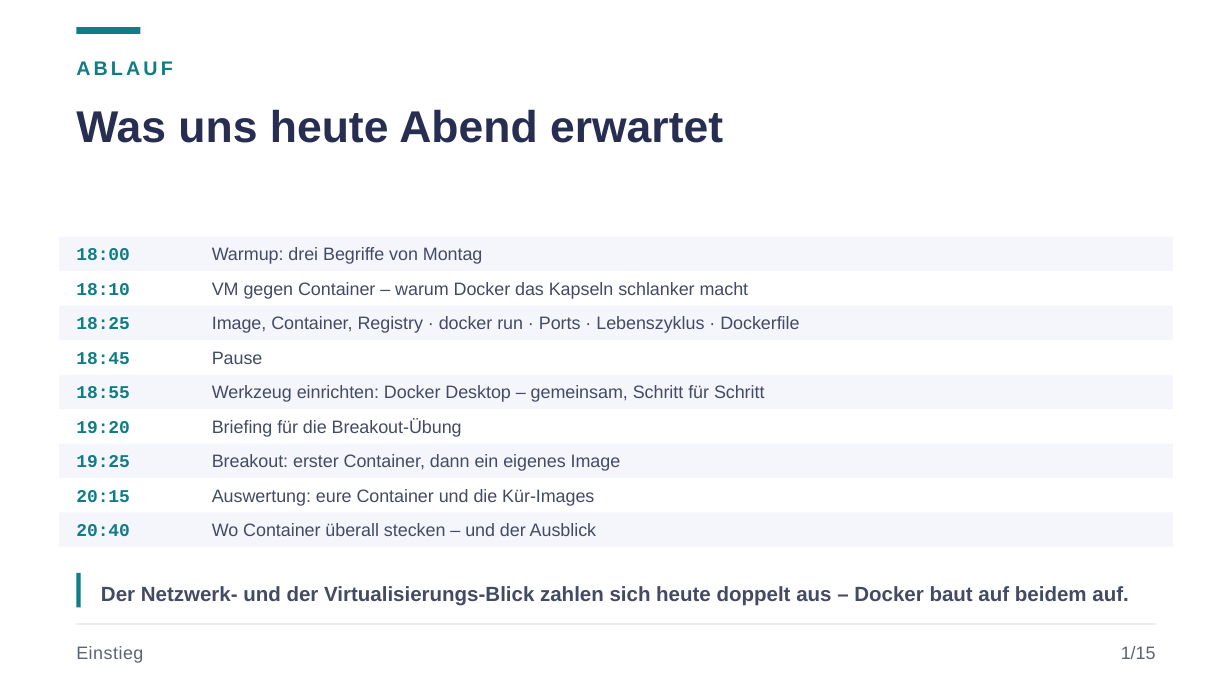
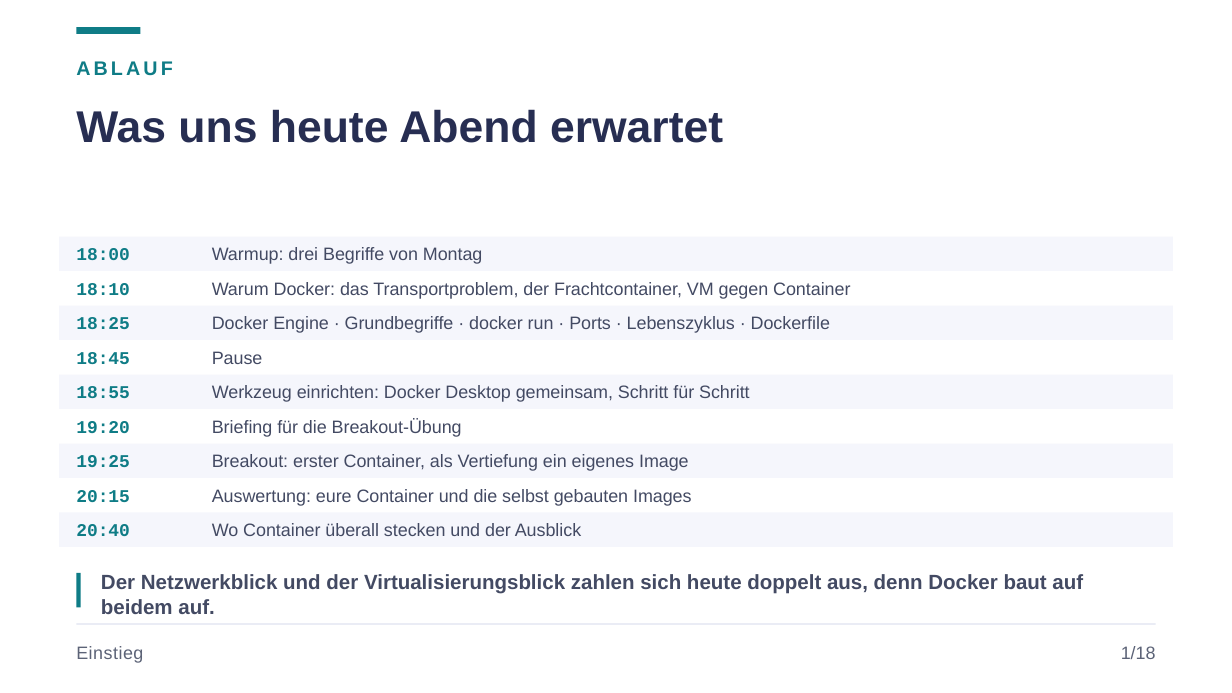
Before and after one commit to JacobMenge/kurs-unterlagen, a slide deck: slide 2 of folien/05-docker-einfuehrung.pptx. Drawn at 1232x693 pixels with LibreOffice and Linux fonts; fonts in the diff are those of the drawing. Boxes give left, top, right and bottom in pixels: in the first picture for what was removed or moved away, otherwise in the second. Text is boxed around its words. In the diff, an @@ line names an element or a change of style, - is before the commit and + after.

Commit message:
new docker fix

```diff
--- a/folien/05-docker-einfuehrung.pptx
+++ b/folien/05-docker-einfuehrung.pptx
@@ text at (212, 282, 850, 299): text changed @@
-VM gegen Container – warum Docker das Kapseln schlanker macht
+Warum Docker: das Transportproblem, der Frachtcontainer, VM gegen Container
@@ text at (212, 316, 830, 333): text changed @@
-Image, Container, Registry · docker run · Ports · Lebenszyklus · Dockerfile
+Docker Engine · Grundbegriffe · docker run · Ports · Lebenszyklus · Dockerfile
@@ text at (212, 385, 750, 402): text changed @@
-Werkzeug einrichten: Docker Desktop – gemeinsam, Schritt für Schritt
+Werkzeug einrichten: Docker Desktop gemeinsam, Schritt für Schritt
@@ text at (212, 454, 689, 471): text changed @@
-Breakout: erster Container, dann ein eigenes Image
+Breakout: erster Container, als Vertiefung ein eigenes Image
@@ text at (212, 489, 692, 506): text changed @@
-Auswertung: eure Container und die Kür-Images
+Auswertung: eure Container und die selbst gebauten Images
@@ text at (212, 523, 581, 536): text changed @@
-Wo Container überall stecken – und der Ausblick
+Wo Container überall stecken und der Ausblick
@@ text at (101, 574, 1083, 614): text changed @@
-Der Netzwerk- und der Virtualisierungs-Blick zahlen sich heute doppelt aus – Docker baut auf beidem auf.
+Der Netzwerkblick und der Virtualisierungsblick zahlen sich heute doppelt aus, denn Docker baut auf beidem auf.
@@ text at (1121, 646, 1156, 659): text changed @@
-1/15
+1/18
```
Also in this commit, not shown: 17 other slides changed, 4 slides added, 1 slide removed, 13 other files.
